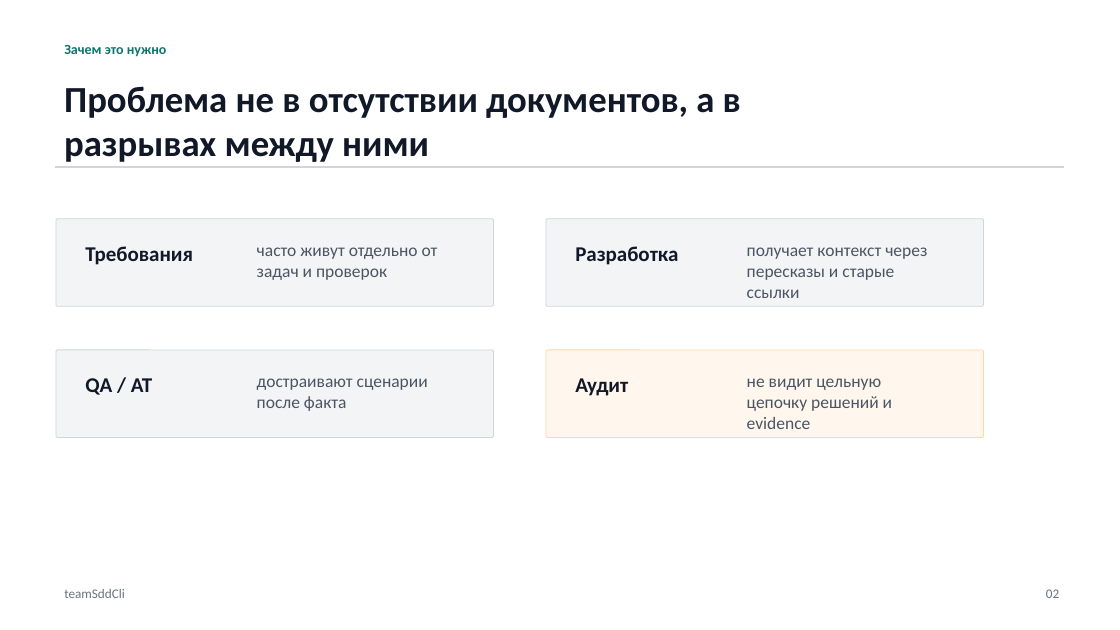
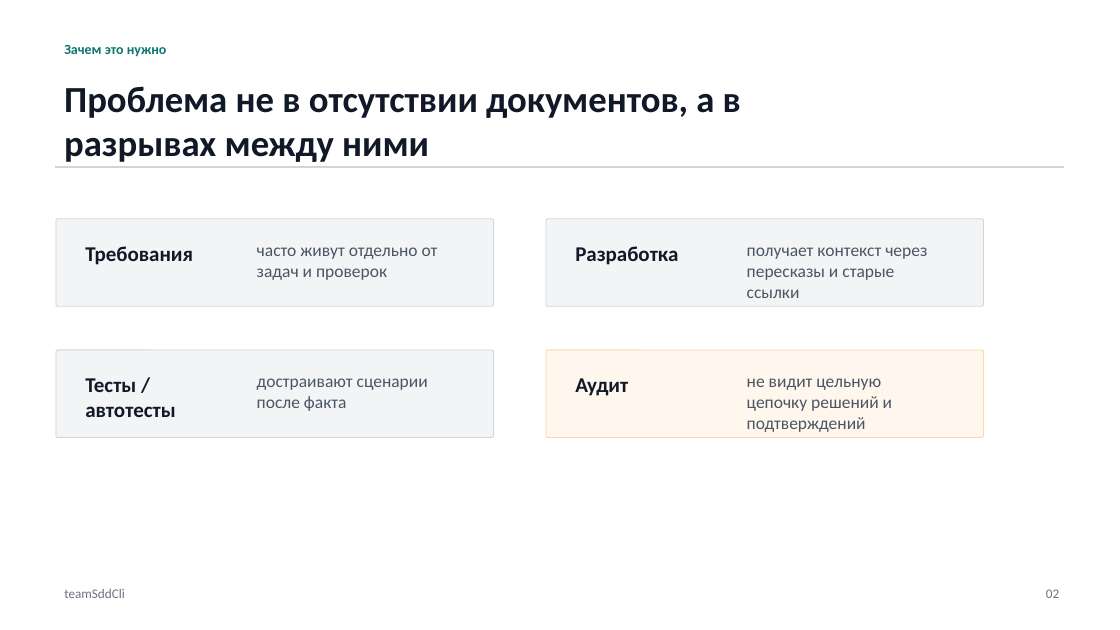
Before and after one commit to danka19/teamSddCli, a slide deck: slide 2 of outputs/team-sdd-principle-mvp-plan.pptx. Drawn at 1120x630 pixels with LibreOffice and Linux fonts; fonts in the diff are those of the drawing. Boxes give left, top, right and bottom in pixels: in the first picture for what was removed or moved away, otherwise in the second. Text is boxed around its words. In the diff, an @@ line names an element or a change of style, - is before the commit and + after.

```diff
--- a/outputs/team-sdd-principle-mvp-plan.pptx
+++ b/outputs/team-sdd-principle-mvp-plan.pptx
@@ text at bbox=[85, 378, 176, 417]: text changed @@
-QA / AT
+Тесты / автотесты
@@ text at bbox=[747, 378, 892, 432]: text changed @@
-не видит цельную цепочку решений и evidence
+не видит цельную цепочку решений и подтверждений
```
Also in this commit, not shown: 5 other slides changed, 2 slides added, 2 slides removed.
